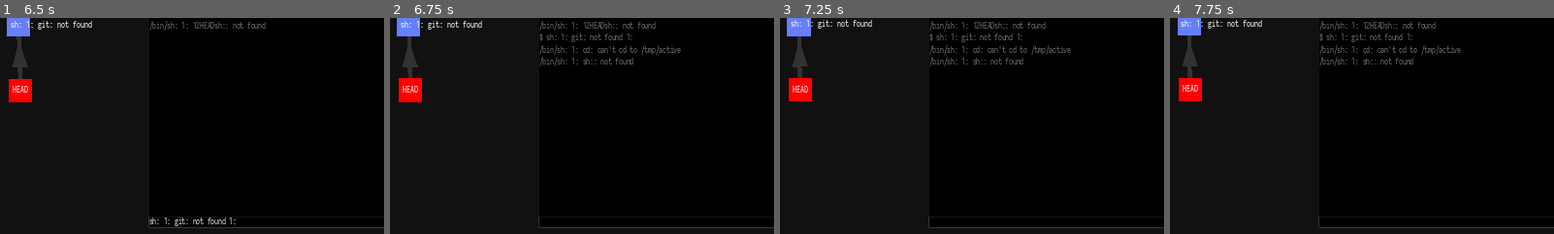
Above: before the commit, frames 1-4 (left to right).
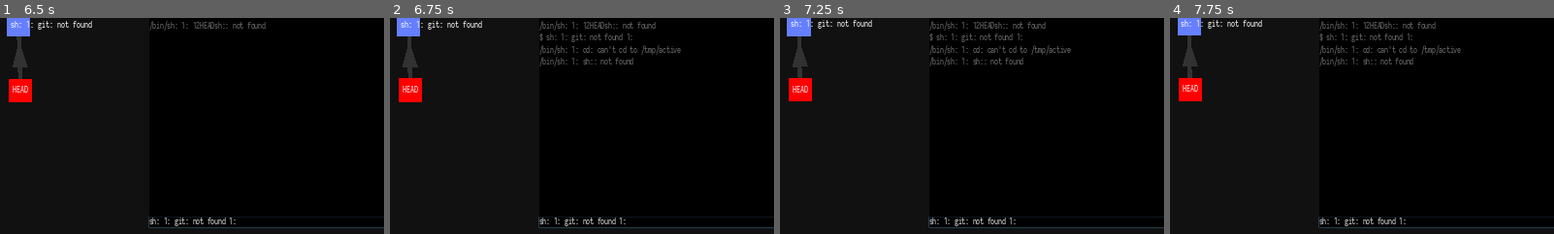
Above: after the commit, the same moments.

Repository: git-learning-game/oh-my-git
Game: Godot game, scene res://main.tscn
Same seed, same stepped clock (60 frames per second), same inputs: the game is played once before the commit and once after it.
Inputs (mouse positions are % of the whole screen's width and height, from its top left):
- Up to frame 1 (6.5 s): click (81, 97) at 0.52 s; type "12" at 0.6 s; drag from (14, 25) to (15, 53) at 1.27 s; drag from (19, 37) to (15, 59) at 2.02 s; move the mouse to (15, 63) at 2.77 s; hold Right (right) 2.78-3.5 s; click (15, 63) at 2.85 s; click "Select level..." at 3.5 s; drag from (47, 68) to (17, 44) at 4.27 s; tap Enter at 5 s; drag from (47, 52) to (15, 68) at 5.02 s; tap Space at 5.75 s; drag from (47, 28) to (15, 68) at 5.77 s
- Up to frame 2 (6.75 s): tap Enter at 6.5 s; move the mouse to (55, 50) at 6.52 s; hold Down (down) from 6.53 s (still down); click (55, 50) at 6.6 s
- Up to frame 3 (7.25 s): keep holding Down (down)
- Up to frame 4 (7.75 s): release Down (down) at 7.25 s; drag from (35, 25) to (47, 51) at 7.27 s
The pictures show only the part of the screen within x 44-94%, y 50-100%; the shares and areas given below are measured in that part.

Frame 1 is identical in both runs. In frame 2, 0.3% of the frame differs, in the area x 38-62%, y 92-97%; in frame 3, 0.3%; in frame 4, 0.3%.

Commit message:
Changed Level description to sh scripts

Diff:
--- a/game.gd
+++ b/game.gd
@@ -4,64 +4,74 @@
 var state = {}
 
 func _ready():
-	load_state()
+    load_state()
 
 func _initial_state():
-	return {}
+    return {}
 
 func save_state() -> bool:
-	var savegame = File.new()
+    var savegame = File.new()
 
-	savegame.open(_file, File.WRITE)
-	savegame.store_line(to_json(state))
-	savegame.close()
-	return true
+    savegame.open(_file, File.WRITE)
+    savegame.store_line(to_json(state))
+    savegame.close()
+    return true
 
 func load_state() -> bool:
-	var savegame = File.new()
-	if not savegame.file_exists(_file):
-		return false
+    var savegame = File.new()
+    if not savegame.file_exists(_file):
+        return false
 
-	savegame.open(_file, File.READ)
+    savegame.open(_file, File.READ)
 
-	state = _initial_state()
-	var new_state = parse_json(savegame.get_line())
-	for key in new_state:
-		state[key] = new_state[key]
-	savegame.close()
-	return true
+    state = _initial_state()
+    var new_state = parse_json(savegame.get_line())
+    for key in new_state:
+        state[key] = new_state[key]
+    savegame.close()
+    return true
 
 # Run a simple command given as a string, blocking, using execute.
 func run(command):
-	print("run: "+command)
-	var output = []
-	OS.execute(command, [], true, output, true)
-	# Remove trailing newline.
-	return output[0].substr(0,len(output[0])-1)
+    print("run: "+command)
+    var output = []
+    OS.execute(command, [], true, output, true)
+    # Remove trailing newline.
+    return output[0].substr(0,len(output[0])-1)
 
 func sh(command, wd="/tmp/"):
-	print("sh in "+wd+": "+command)
-	var cwd = game.run("pwd")
-	var output = []
+    print("sh in "+wd+": "+command)
+    var cwd = game.run("pwd")
+    var output = []
 
-	var hacky_command = command
-	hacky_command = "cd '"+wd+"';"+hacky_command
-	hacky_command = "export EDITOR=fake-editor;"+hacky_command
-	hacky_command = "export PATH=\"$PATH\":"+cwd+"/scripts;"+hacky_command
-	OS.execute("/bin/sh", ["-c",  hacky_command], true, output, true)
-	return output[0]
+    var hacky_command = command
+    hacky_command = "cd '"+wd+"';"+hacky_command
+    hacky_command = "export EDITOR=fake-editor;"+hacky_command
+    hacky_command = "export PATH=\"$PATH\":"+cwd+"/scripts;"+hacky_command
+    OS.execute("/bin/sh", ["-c",  hacky_command], true, output, true)
+    return output[0]
+
+func script(filename, wd="/tmp/"):
+    print("sh script in "+wd+": "+filename)
+    var cwd = game.run("pwd")
+    var output = []
+
+    var hacky_command = "/bin/sh " + filename
+    hacky_command = "cd '"+wd+"';"+hacky_command
+    OS.execute("/bin/sh", ["-c", hacky_command], true, output, true)
+    return output[0]
 
 func read_file(path):
-	print("read "+path)
-	var file = File.new()
-	file.open(path, File.READ)
-	var content = file.get_as_text()
-	file.close()
-	return content
+    print("read "+path)
+    var file = File.new()
+    file.open(path, File.READ)
+    var content = file.get_as_text()
+    file.close()
+    return content
 
 func write_file(path, content):
-	var file = File.new()
-	file.open(path, File.WRITE)
-	file.store_string(content)
-	file.close()
-	return true
+    var file = File.new()
+    file.open(path, File.WRITE)
+    file.store_string(content)
+    file.close()
+    return true
--- a/main.gd
+++ b/main.gd
@@ -11,75 +11,76 @@
 onready var active_repository = $Repositories/ActiveRepository
 
 func _ready():
-	# Initialize level select.
-	var options = $LevelSelect.get_popup()
-	for level in list_levels():
-		options.add_item(level)
-	options.connect("id_pressed", self, "load_level")
+    # Initialize level select.
+    var options = $LevelSelect.get_popup()
+    for level in list_levels():
+        options.add_item(level)
+    options.connect("id_pressed", self, "load_level")
 
-	# Initialize TCP server for fake editor.
-	server = TCP_Server.new()
-	server.listen(1234)
+    # Initialize TCP server for fake editor.
+    server = TCP_Server.new()
+    server.listen(1234)
 
-	# Load first level.
-	load_level(0)
-	input.grab_focus()
+    # Load first level.
+    load_level(0)
+    input.grab_focus()
 
 func list_levels():
-	var levels = []
-	var dir = Directory.new()
-	dir.open("levels")
-	dir.list_dir_begin()
+    var levels = []
+    var dir = Directory.new()
+    dir.open("levels")
+    dir.list_dir_begin()
 
-	while true:
-		var file = dir.get_next()
-		if file == "":
-			break
-		elif not file.begins_with("."):
-			levels.append(file)
+    while true:
+        var file = dir.get_next()
+        if file == "":
+            break
+        elif not file.begins_with("."):
+            levels.append(file)
 
-	dir.list_dir_end()
-	levels.sort()
-	return levels
+    dir.list_dir_end()
+    levels.sort()
+    return levels
 
 func load_level(id):
-	var levels = list_levels()
+    var levels = list_levels()
 
-	var level = levels[id]
-	var cwd = game.run("pwd")
-	var tmp_prefix = "/tmp/"
-	var level_prefix = "res://levels/"
+    var level = levels[id]
+    var cwd = game.run("pwd")
+    var tmp_prefix = "/tmp/"
+    var level_prefix = cwd + "/levels/"
 
-	var goal_repository_path = tmp_prefix+"goal/"
-	var active_repository_path = tmp_prefix+"active/"
-	var goal_script = level_prefix+level+"/goal"
-	var active_script = level_prefix+level+"/start"
+    var goal_repository_path = tmp_prefix+"goal/"
+    var active_repository_path = tmp_prefix+"active/"
+    var goal_script = level_prefix+level+"/goal"
+    var active_script = level_prefix+level+"/start"
 
-	var description = game.read_file(level_prefix+level+"/description")
-	$LevelDescription.bbcode_text = description
+    var description = game.read_file(level_prefix+level+"/description")
+    $LevelDescription.bbcode_text = description
 
-	OS.execute("rm", ["-r", active_repository_path], true)
-	OS.execute("rm", ["-r", goal_repository_path], true)
-	construct_repo(goal_script, goal_repository_path)
-	construct_repo(active_script, active_repository_path)
+    OS.execute("rm", ["-r", active_repository_path], true)
+    OS.execute("rm", ["-r", goal_repository_path], true)
+    construct_repo(goal_script, goal_repository_path)
+    construct_repo(active_script, active_repository_path)
 
-	goal_repository.path = goal_repository_path
-	active_repository.path = active_repository_path
+    goal_repository.path = goal_repository_path
+    active_repository.path = active_repository_path
 
 func construct_repo(script, path):
-	print(path)
-	game.sh("mkdir "+path)
-	game.sh("git init", path)
-	var commands = game.read_file(script).split("\n")
-	print(commands)
-	for command in commands:
-		print(command)
-		game.sh(command, path)
+    print(path)
+    game.sh("mkdir "+path)
+    game.sh("git init", path)
+    print(game.script(script, path))
+    #var commands = game.read_file(script).split("\n")
+    #print(commands)
+    #for command in commands:
+    #    print(command)
+    #    game.sh(command, path)
 
 func _process(delta):
-	if server.is_connection_available():
-		client_connection = server.take_connection()
-		read_commit_message()
+    if server.is_connection_available():
+        client_connection = server.take_connection()
+        read_commit_message()
 #	if true or get_global_mouse_position().x < get_viewport_rect().size.x*0.7:
 #		if Input.is_action_just_pressed("click"):
 #			var mindist = 9999999
@@ -103,16 +104,16 @@
 #	print(output[0])
 
 func read_commit_message():
-	$CommitMessage.show()
-	input.editable = false
-	$CommitMessage.text = game.read_file(active_repository.path+"/.git/COMMIT_EDITMSG")
-	$CommitMessage.grab_focus()
+    $CommitMessage.show()
+    input.editable = false
+    $CommitMessage.text = game.read_file(active_repository.path+"/.git/COMMIT_EDITMSG")
+    $CommitMessage.grab_focus()
 
 func save_commit_message():
-	game.write_file(active_repository.path+"/.git/COMMIT_EDITMSG", $CommitMessage.text)
-	print("disconnect")
-	client_connection.disconnect_from_host()
-	input.editable = true
-	$CommitMessage.text = ""
-	$CommitMessage.hide()
-	input.grab_focus()
+    game.write_file(active_repository.path+"/.git/COMMIT_EDITMSG", $CommitMessage.text)
+    print("disconnect")
+    client_connection.disconnect_from_host()
+    input.editable = true
+    $CommitMessage.text = ""
+    $CommitMessage.hide()
+    input.grab_focus()
Not shown, changed: levels/04-parents/goal
